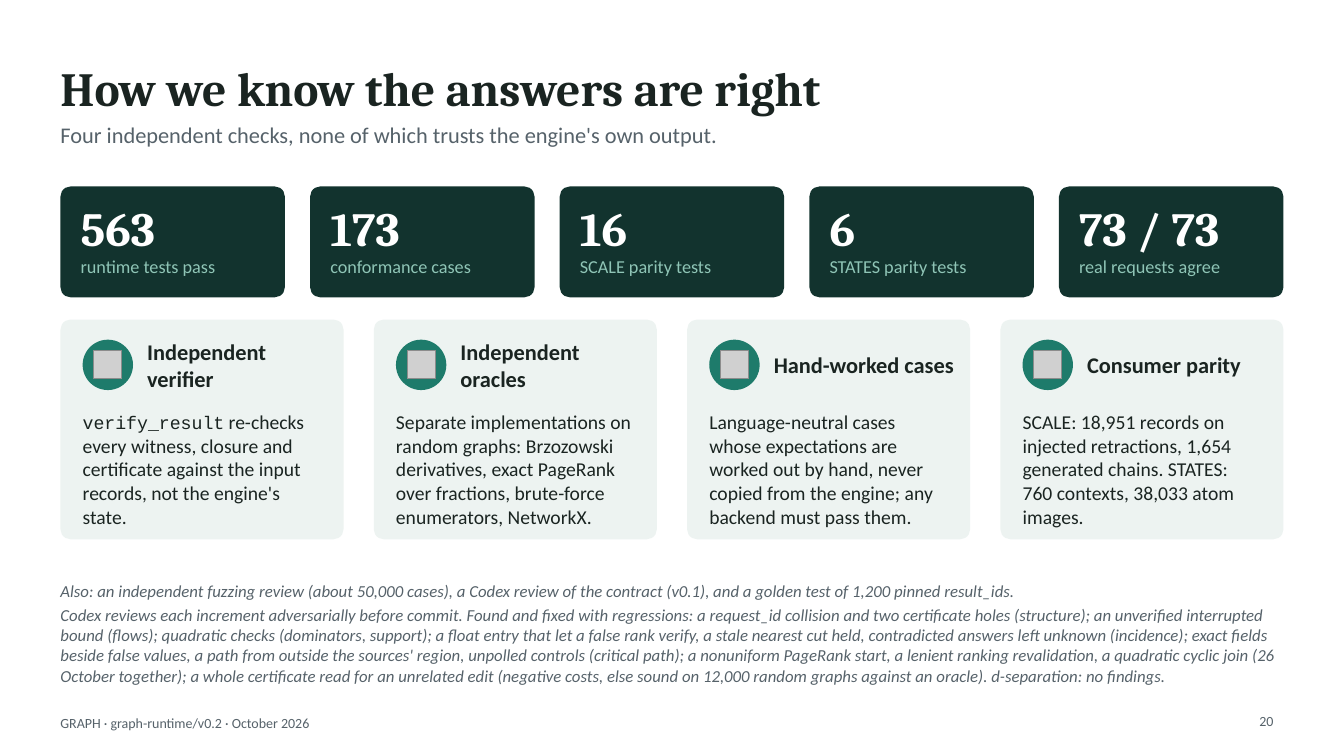
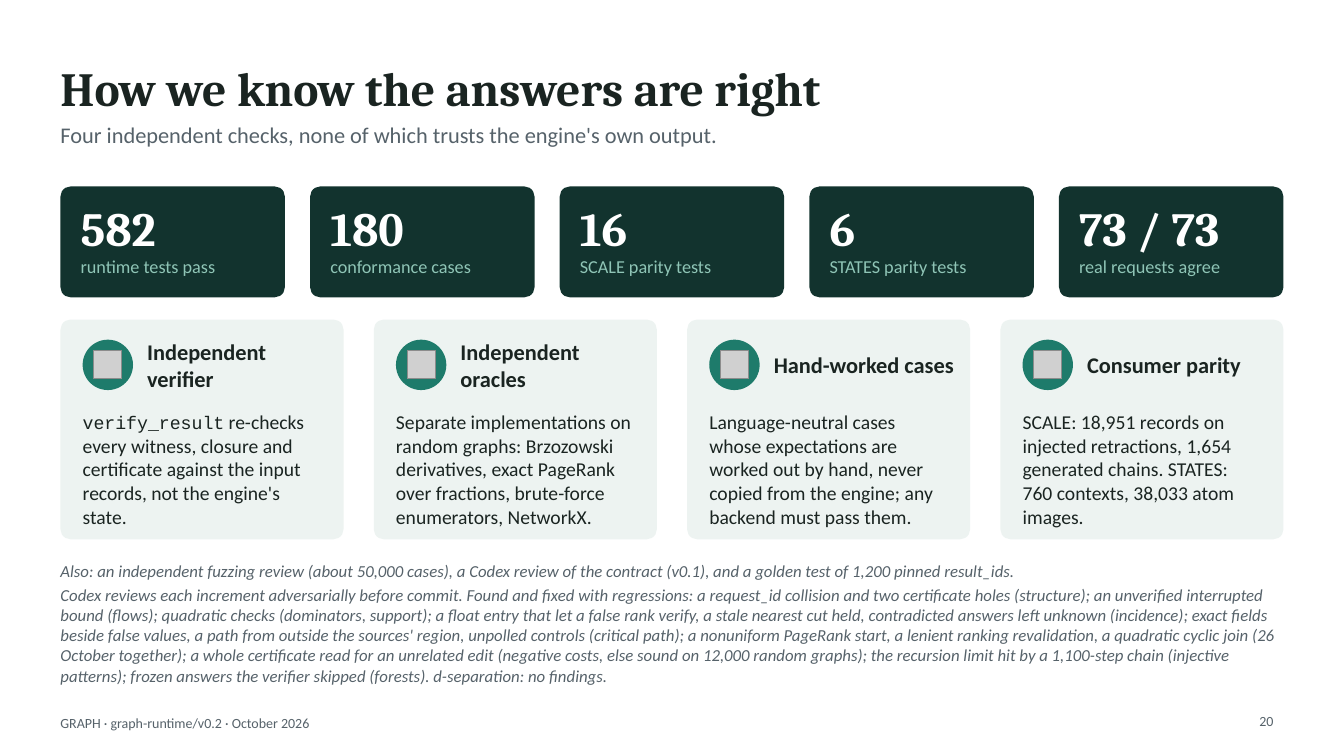
Before and after one commit to hlxin/graph, a slide deck: slide 20 of docs/GRAPH_slides.pptx. Drawn at 1344x756 pixels with LibreOffice and Linux fonts; fonts in the diff are those of the drawing; grey boxes stand for pictures. Boxes give left, top, right and bottom in pixels: in the first picture for what was removed or moved away, otherwise in the second. Text is boxed around its words. In the diff, an @@ line names an element or a change of style, - is before the commit and + after.

```diff
--- a/docs/GRAPH_slides.pptx
+++ b/docs/GRAPH_slides.pptx
@@ text at [81, 213, 156, 247]: text changed @@
-563
+582
@@ text at [330, 213, 404, 247]: text changed @@
-173
+180
@@ text at [60, 589, 1274, 685]: text changed @@
-Codex reviews each increment adversarially before commit. Found and fixed with regressions: a request_id collision and two certificate holes (structure); an unverified interrupted bound (flows); quadratic checks (dominators, support); a float entry that let a false rank verify, a stale nearest cut held, contradicted answers left unknown (incidence); exact fields beside false values, a path from outside the sources' region, unpolled controls (critical path); a nonuniform PageRank start, a lenient ranking revalidation, a quadratic cyclic join (26 October together); a whole certificate read for an unrelated edit (negative costs, else sound on 12,000 random graphs against an oracle). d-separation: no findings.
+Codex reviews each increment adversarially before commit. Found and fixed with regressions: a request_id collision and two certificate holes (structure); an unverified interrupted bound (flows); quadratic checks (dominators, support); a float entry that let a false rank verify, a stale nearest cut held, contradicted answers left unknown (incidence); exact fields beside false values, a path from outside the sources' region, unpolled controls (critical path); a nonuniform PageRank start, a lenient ranking revalidation, a quadratic cyclic join (26 October together); a whole certificate read for an unrelated edit (negative costs, else sound on 12,000 random graphs); the recursion limit hit by a 1,100-step chain (injective patterns); frozen answers the verifier skipped (forests). d-separation: no findings.
```
Also in this commit, not shown: 9 other slides changed, 2 other files.
